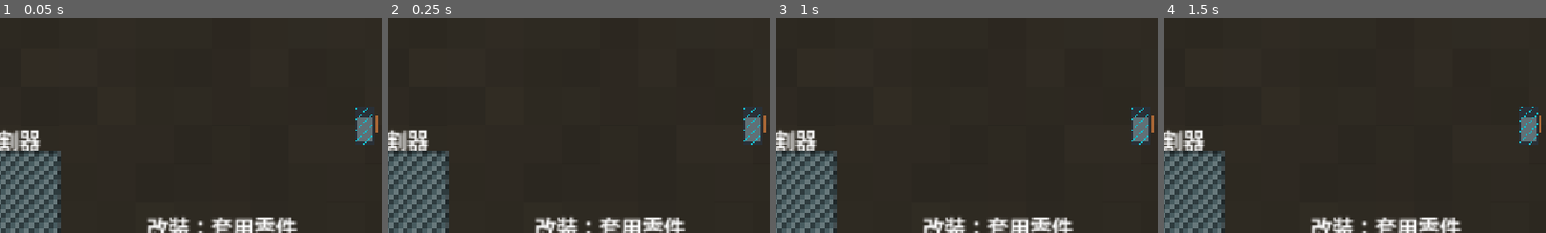
Above: before the commit, frames 1-4 (left to right).
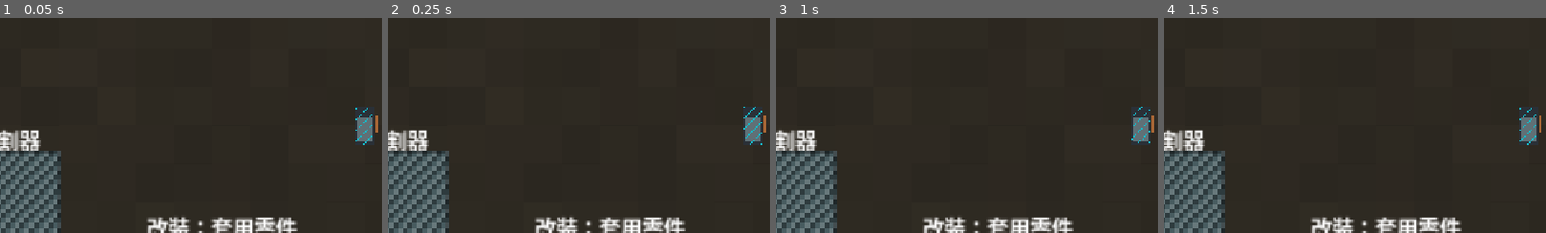
Above: after the commit, the same moments.

Repository: c112151127-ctrl/backmusuc
Game: Godot game, scene res://scenes/main/Main.tscn
The game is run twice, just before and just after one commit, with the same random seed, the same clock (stepped at 60 frames per second) and the same inputs.
Inputs:
- Up to frame 1 (0.05 s): no input
- Up to frame 2 (0.25 s): no input
- Up to frame 3 (1 s): click "近戰" at 0.5 s
- Up to frame 4 (1.5 s): click "射擊" at 1.25 s
The pictures show only the part of the screen within x 2-52%, y 26-76%; the shares and areas given below are measured in that part.

Frame 1 is identical in both runs. In frame 2, 0.2% of the frame differs, in the area x 93-98%, y 41-60%; in frame 3, 0.2%; in frame 4, 0.2%.

Commit message:
Add animated player actions and projectile pooling

Diff:
--- a/scenes/levels/guild/Guild.gd
+++ b/scenes/levels/guild/Guild.gd
@@ -5,6 +5,7 @@
 const PIXEL := preload("res://scripts/utils/PixelArtFactory.gd")
 const BACKDROP_SCRIPT := preload("res://scripts/systems/WorldBackdrop.gd")
 const INTERACTABLE_SCRIPT := preload("res://scripts/components/Interactable.gd")
+const PROJECTILE_POOL_SCRIPT := preload("res://scripts/systems/ProjectilePool.gd")
 
 func _ready() -> void:
 	y_sort_enabled = true
@@ -15,11 +16,17 @@
 	_add_counter("contract", "接取遠征任務", Vector2(420, 270), Color8(102, 74, 118))
 	_add_counter("reward", "公會獎勵兌換", Vector2(720, 270), Color8(75, 96, 122))
 	_add_counter("to_village", "返回村莊", Vector2(600, 560), Color8(64, 110, 70))
+	_add_projectile_pool(200)
 	var player := PLAYER_SCENE.instantiate()
 	player.global_position = Vector2(600, 430)
 	add_child(player)
 	add_child(HUD_SCENE.instantiate())
 	GameState.notify("冒險公會：可接任務、兌換獎勵")
+
+func _add_projectile_pool(limit: int) -> void:
+	var pool: Node = PROJECTILE_POOL_SCRIPT.new()
+	pool.max_projectiles = limit
+	add_child(pool)
 
 func _add_counter(id: String, label: String, pos: Vector2, color: Color) -> void:
 	var sprite := Sprite2D.new()
--- a/scenes/levels/village/Village.gd
+++ b/scenes/levels/village/Village.gd
@@ -6,6 +6,7 @@
 const BACKDROP_SCRIPT := preload("res://scripts/systems/WorldBackdrop.gd")
 const INTERACTABLE_SCRIPT := preload("res://scripts/components/Interactable.gd")
 const INVENTORY_SCRIPT := preload("res://scripts/systems/InventorySystem.gd")
+const PROJECTILE_POOL_SCRIPT := preload("res://scripts/systems/ProjectilePool.gd")
 
 var player: Node2D
 
@@ -22,6 +23,7 @@
 	_add_station("save", "存檔點", Vector2(840, 560), Vector2(160, 96), Color8(42, 92, 108))
 	_add_station("to_wasteland", "前往野外", Vector2(950, 760), Vector2(180, 72), Color8(54, 104, 58))
 	_add_station("to_guild", "冒險公會", Vector2(1180, 380), Vector2(180, 96), Color8(90, 82, 120))
+	_add_projectile_pool(200)
 	_spawn_player(Vector2(640, 460))
 	add_child(HUD_SCENE.instantiate())
 	GameState.notify("村莊：鍛造、合成、交易、改裝、存檔與出口已啟用")
@@ -30,6 +32,11 @@
 	player = PLAYER_SCENE.instantiate()
 	player.global_position = default_position if GameState.active_spawn_point != "saved" else GameState.player_position
 	add_child(player)
+
+func _add_projectile_pool(limit: int) -> void:
+	var pool: Node = PROJECTILE_POOL_SCRIPT.new()
+	pool.max_projectiles = limit
+	add_child(pool)
 
 func _add_station(id: String, label: String, pos: Vector2, size: Vector2, color: Color) -> void:
 	var node := Node2D.new()
--- a/scenes/levels/wasteland/Wasteland.gd
+++ b/scenes/levels/wasteland/Wasteland.gd
@@ -8,6 +8,7 @@
 const PICKUP_SCRIPT := preload("res://scripts/components/Pickup.gd")
 const ENEMY_SCRIPT := preload("res://scripts/components/Enemy.gd")
 const LEVEL_GENERATOR_SCRIPT := preload("res://scripts/systems/LevelGenerator.gd")
+const PROJECTILE_POOL_SCRIPT := preload("res://scripts/systems/ProjectilePool.gd")
 
 var player: Node2D
 var world_size := Vector2(3200, 2560)
@@ -22,6 +23,7 @@
 	var backdrop: Node2D = BACKDROP_SCRIPT.new()
 	backdrop.setup("wasteland", size_tiles, GameState.seed)
 	add_child(backdrop)
+	_add_projectile_pool(int(params.get("projectile_limit", 200)))
 	_spawn_player(Vector2(world_size.x * 0.5, world_size.y - 180))
 	_spawn_exit()
 	_spawn_resources()
@@ -37,6 +39,11 @@
 	else:
 		player.global_position = default_position
 	add_child(player)
+
+func _add_projectile_pool(limit: int) -> void:
+	var pool: Node = PROJECTILE_POOL_SCRIPT.new()
+	pool.max_projectiles = limit
+	add_child(pool)
 
 func _spawn_exit() -> void:
 	var exit: Area2D = INTERACTABLE_SCRIPT.new()
--- a/scenes/player/Player.gd
+++ b/scenes/player/Player.gd
@@ -11,14 +11,15 @@
 var last_direction := Vector2.DOWN
 var attack_timer := 0.0
 var ranged_timer := 0.0
-var sprite_cache: Dictionary = {}
+var current_animation := ""
 
-@onready var sprite: Sprite2D = $Sprite2D
+@onready var sprite: AnimatedSprite2D = $AnimatedSprite2D
 
 func _ready() -> void:
 	add_to_group("player")
 	sprite.texture_filter = CanvasItem.TEXTURE_FILTER_NEAREST
-	_update_sprite(0)
+	_build_sprite_frames()
+	_update_animation()
 
 func _physics_process(delta: float) -> void:
 	attack_timer = max(0.0, attack_timer - delta)
@@ -53,7 +54,7 @@
 	if Input.is_action_just_pressed("load_game"):
 		SaveManager.load_game()
 
-	_update_sprite(_direction_index())
+	_update_animation()
 
 func _melee_attack() -> void:
 	if attack_timer > 0.0:
@@ -81,23 +82,52 @@
 	if aim.length() < 8:
 		aim = last_direction
 	last_direction = aim.normalized()
-	var projectile: Area2D = PROJECTILE_SCRIPT.new()
-	projectile.setup(global_position + last_direction * 28.0, last_direction, 10 + GameState.get_stat_bonus("attack"))
-	get_tree().current_scene.add_child(projectile)
+	var projectile_damage := 10 + GameState.get_stat_bonus("attack")
+	var projectile_start := global_position + last_direction * 28.0
+	var pools := get_tree().get_nodes_in_group("projectile_pool")
+	if not pools.is_empty() and pools[0].has_method("fire_projectile"):
+		if not pools[0].fire_projectile(projectile_start, last_direction, projectile_damage):
+			GameState.add_item("ammo", 1)
+	else:
+		var projectile: Area2D = PROJECTILE_SCRIPT.new()
+		projectile.setup(projectile_start, last_direction, projectile_damage)
+		get_tree().current_scene.add_child(projectile)
 
 func _direction_index() -> int:
 	var angle := last_direction.angle()
 	return int(round(angle / (PI / 4.0))) & 7
 
-func _update_sprite(direction_index: int) -> void:
-	var action_index := 0
+func _build_sprite_frames() -> void:
+	var frames := SpriteFrames.new()
+	var actions: Dictionary = {
+		"idle": 0,
+		"move": 0,
+		"melee": 1,
+		"shoot": 2,
+		"swap_tool": 3
+	}
+	for action_name in actions.keys():
+		for direction_index in range(8):
+			var animation_name := "%s_%d" % [action_name, direction_index]
+			frames.add_animation(animation_name)
+			frames.set_animation_speed(animation_name, 6.0 if action_name in ["idle", "move"] else 10.0)
+			frames.set_animation_loop(animation_name, action_name in ["idle", "move"])
+			for frame_index in range(3):
+				frames.add_frame(animation_name, PIXEL.new().player_texture(direction_index, int(actions[action_name]), frame_index))
+	sprite.sprite_frames = frames
+
+func _update_animation() -> void:
+	var direction_index := _direction_index()
+	var action_name := "idle"
 	if state == PlayerState.MELEE:
-		action_index = 1
+		action_name = "melee"
 	elif state == PlayerState.SHOOT:
-		action_index = 2
+		action_name = "shoot"
 	elif state == PlayerState.SWAP_TOOL:
-		action_index = 3
-	var key := "%d_%d" % [direction_index, action_index]
-	if not sprite_cache.has(key):
-		sprite_cache[key] = PIXEL.new().player_texture(direction_index, action_index)
-	sprite.texture = sprite_cache[key]
+		action_name = "swap_tool"
+	elif state == PlayerState.MOVE:
+		action_name = "move"
+	var next_animation := "%s_%d" % [action_name, direction_index]
+	if current_animation != next_animation:
+		current_animation = next_animation
+		sprite.play(current_animation)
--- a/scenes/player/player.tscn
+++ b/scenes/player/player.tscn
@@ -13,7 +13,7 @@
 [node name="CollisionShape2D" type="CollisionShape2D" parent="." unique_id=1456498863]
 shape = SubResource("CapsuleShape2D_lvxji")
 
-[node name="Sprite2D" type="Sprite2D" parent="." unique_id=767709038]
+[node name="AnimatedSprite2D" type="AnimatedSprite2D" parent="." unique_id=767709038]
 position = Vector2(0, -14)
 
 [node name="Camera2D" type="Camera2D" parent="."]
--- a/scripts/components/Projectile.gd
+++ b/scripts/components/Projectile.gd
@@ -7,11 +7,23 @@
 var speed := 520.0
 var damage := 8
 var life := 1.2
+var max_life := 1.2
+var is_active := true
+var pool_owner: Node
 
 func setup(start: Vector2, dir: Vector2, projectile_damage: int) -> void:
 	global_position = start
 	direction = dir.normalized()
 	damage = projectile_damage
+	life = max_life
+	is_active = true
+	visible = true
+	monitoring = true
+	set_physics_process(true)
+
+func setup_pooled(start: Vector2, dir: Vector2, projectile_damage: int, owner: Node) -> void:
+	pool_owner = owner
+	setup(start, dir, projectile_damage)
 
 func _ready() -> void:
 	add_to_group("projectile")
@@ -28,13 +40,30 @@
 	add_child(sprite)
 
 func _physics_process(delta: float) -> void:
+	if not is_active:
+		return
 	global_position += direction * speed * delta
 	rotation = direction.angle()
 	life -= delta
 	if life <= 0.0:
-		queue_free()
+		_release()
 
 func _on_body_entered(body: Node) -> void:
+	if not is_active:
+		return
 	if body.is_in_group("enemy") and body.has_method("take_damage"):
 		body.take_damage(damage, false)
+		_release()
+
+func deactivate() -> void:
+	is_active = false
+	visible = false
+	monitoring = false
+	set_physics_process(false)
+	global_position = Vector2(-100000, -100000)
+
+func _release() -> void:
+	if pool_owner != null and pool_owner.has_method("release"):
+		pool_owner.release(self)
+	else:
 		queue_free()
--- /dev/null
+++ b/scripts/systems/ProjectilePool.gd
@@ -0,0 +1,43 @@
+extends Node
+class_name ProjectilePool
+
+const PROJECTILE_SCRIPT := preload("res://scripts/components/Projectile.gd")
+
+@export var max_projectiles := 200
+
+var active_count := 0
+var pooled_projectiles: Array[Area2D] = []
+
+func _ready() -> void:
+	add_to_group("projectile_pool")
+
+func fire_projectile(start: Vector2, dir: Vector2, damage: int) -> bool:
+	if active_count >= max_projectiles:
+		GameState.notify("投射物已達上限")
+		return false
+	var projectile := _get_projectile()
+	if projectile == null:
+		return false
+	active_count += 1
+	projectile.setup_pooled(start, dir, damage, self)
+	return true
+
+func release(projectile: Area2D) -> void:
+	if projectile == null:
+		return
+	active_count = max(0, active_count - 1)
+	projectile.deactivate()
+
+func total_projectiles() -> int:
+	return pooled_projectiles.size()
+
+func _get_projectile() -> Area2D:
+	for projectile in pooled_projectiles:
+		if projectile != null and not projectile.is_active:
+			return projectile
+	if pooled_projectiles.size() >= max_projectiles:
+		return null
+	var projectile: Area2D = PROJECTILE_SCRIPT.new()
+	pooled_projectiles.append(projectile)
+	add_child(projectile)
+	return projectile
--- a/scripts/tests/VerticalSliceVerifier.gd
+++ b/scripts/tests/VerticalSliceVerifier.gd
@@ -19,6 +19,7 @@
 		"interactable": 5,
 		"enemy": 30,
 		"pickup": 42,
+		"projectile_pool": 1,
 		"player": 1
 	})
 	await _check_scene("guild", GUILD_SCENE, {
@@ -27,6 +28,8 @@
 	})
 	_check_save_roundtrip()
 	_check_equipment_loop()
+	await _check_player_animation_contract()
+	await _check_projectile_pool_limit()
 	_finish()
 
 func _check_data_registry() -> void:
@@ -92,6 +95,48 @@
 	_expect(GameState.equip_item("spark_cutter"), "crafted melee weapon can be equipped")
 	_expect(GameState.get_stat_bonus("attack") >= 15, "equipment stat bonus updates attack")
 
+func _check_player_animation_contract() -> void:
+	GameState.reset_new_run(false)
+	var instance := VILLAGE_SCENE.instantiate()
+	add_child(instance)
+	await get_tree().process_frame
+	var players := get_tree().get_nodes_in_group("player")
+	_expect(not players.is_empty(), "player exists for animation contract")
+	if not players.is_empty():
+		var player := players[0]
+		var animated_sprite := player.get_node_or_null("AnimatedSprite2D")
+		_expect(animated_sprite is AnimatedSprite2D, "player uses AnimatedSprite2D")
+		if animated_sprite is AnimatedSprite2D:
+			var frame_set: SpriteFrames = animated_sprite.sprite_frames
+			var actions: Array[String] = ["idle", "move", "melee", "shoot", "swap_tool"]
+			for action_name in actions:
+				for direction_index in range(8):
+					var animation_name := "%s_%d" % [action_name, direction_index]
+					_expect(frame_set.has_animation(animation_name), "player animation exists: " + animation_name)
+					if frame_set.has_animation(animation_name):
+						_expect(frame_set.get_frame_count(animation_name) >= 3, "player animation has frames: " + animation_name)
+	instance.queue_free()
+	await get_tree().process_frame
+
+func _check_projectile_pool_limit() -> void:
+	GameState.reset_new_run(false)
+	var instance := WASTELAND_SCENE.instantiate()
+	add_child(instance)
+	await get_tree().process_frame
+	var pools := get_tree().get_nodes_in_group("projectile_pool")
+	_expect(not pools.is_empty(), "projectile pool exists in wasteland")
+	if not pools.is_empty():
+		var pool := pools[0]
+		_expect(int(pool.max_projectiles) == int(DataRegistry.map_params.get("projectile_limit", 200)), "projectile pool uses map projectile limit")
+		var fired := 0
+		for i in range(int(pool.max_projectiles) + 5):
+			if pool.fire_projectile(Vector2(100, 100), Vector2.RIGHT, 1):
+				fired += 1
+		_expect(fired == int(pool.max_projectiles), "projectile pool blocks projectiles above limit")
+		_expect(int(pool.active_count) == int(pool.max_projectiles), "projectile pool active count stays at limit")
+	instance.queue_free()
+	await get_tree().process_frame
+
 func _expect(condition: bool, label: String) -> void:
 	if condition:
 		print("[PASS] " + label)
--- a/scripts/utils/PixelArtFactory.gd
+++ b/scripts/utils/PixelArtFactory.gd
@@ -15,7 +15,7 @@
 			image.set_pixel(x, y, c)
 	return ImageTexture.create_from_image(image)
 
-func player_texture(direction_index := 0, action_index := 0) -> ImageTexture:
+func player_texture(direction_index := 0, action_index := 0, frame_index := 0) -> ImageTexture:
 	var palette: Array[Color] = [
 		Color8(42, 48, 55),
 		Color8(96, 112, 118),
@@ -26,18 +26,29 @@
 	image.fill(Color(0, 0, 0, 0))
 	for y in range(6, 38):
 		for x in range(8, 24):
-			var edge := x < 10 or x > 21 or y < 8 or y > 35
-			var c := palette[1] if not edge else palette[0]
+			var edge: bool = x < 10 or x > 21 or y < 8 or y > 35
+			var c: Color = palette[1] if not edge else palette[0]
 			if y < 16:
 				c = palette[0]
-			if (x + y + direction_index + action_index) % 9 == 0:
+			if (x + y + direction_index + action_index + frame_index) % 9 == 0:
 				c = palette[2]
 			image.set_pixel(x, y, c)
 	for y in range(14, 28):
-		var arm_x := 5 if action_index == 1 else 25
+		var arm_x: int = 5 if action_index == 1 else 25
+		if action_index == 2:
+			arm_x = 24 + frame_index
+		elif action_index == 3:
+			arm_x = 7 + frame_index
 		if arm_x >= 0 and arm_x < 32:
 			image.set_pixel(arm_x, y, palette[3])
 			image.set_pixel(clamp(arm_x + (direction_index % 3) - 1, 0, 31), y, palette[3])
+	if action_index == 1:
+		var blade_x: int = clamp(4 + frame_index * 3, 0, 31)
+		for y in range(10, 30):
+			image.set_pixel(blade_x, y, Color8(210, 212, 190))
+	if action_index == 2:
+		for x in range(22, 31):
+			image.set_pixel(x, 18 + frame_index, Color8(58, 210, 226))
 	return ImageTexture.create_from_image(image)
 
 func enemy_texture(enemy_type: String) -> ImageTexture:
Not shown, changed: docs/PLAYTEST_CHECKLIST.md
Not shown, changed: docs/SRS_TRACEABILITY.md
